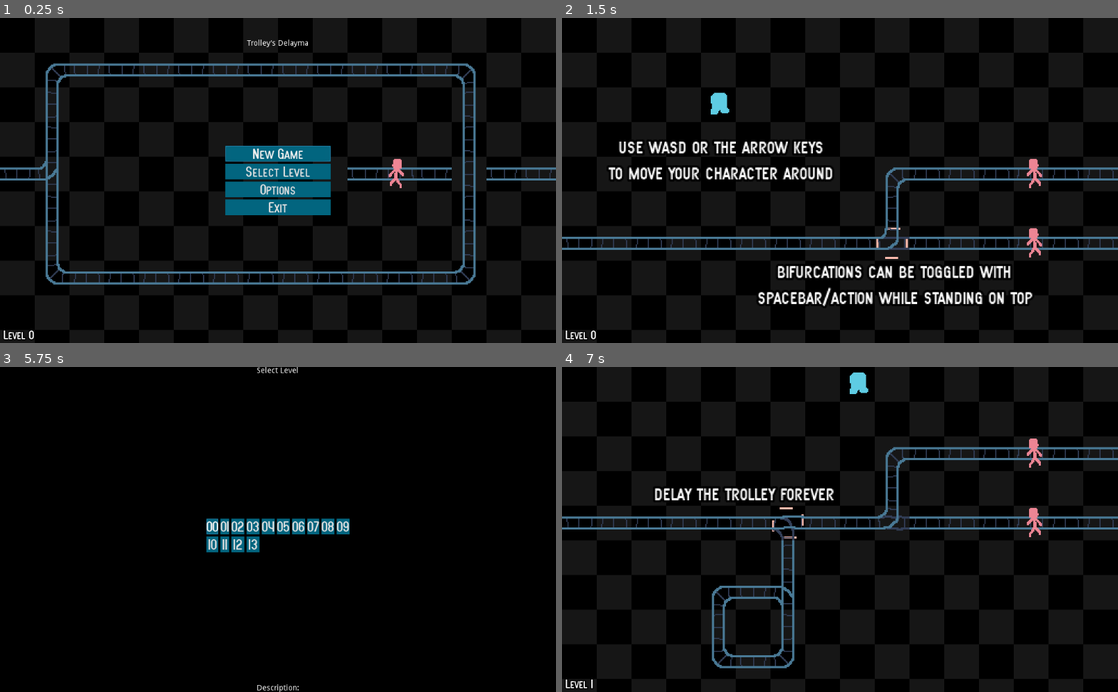
Above: before the commit, frames 1-4 (two rows, left to right).
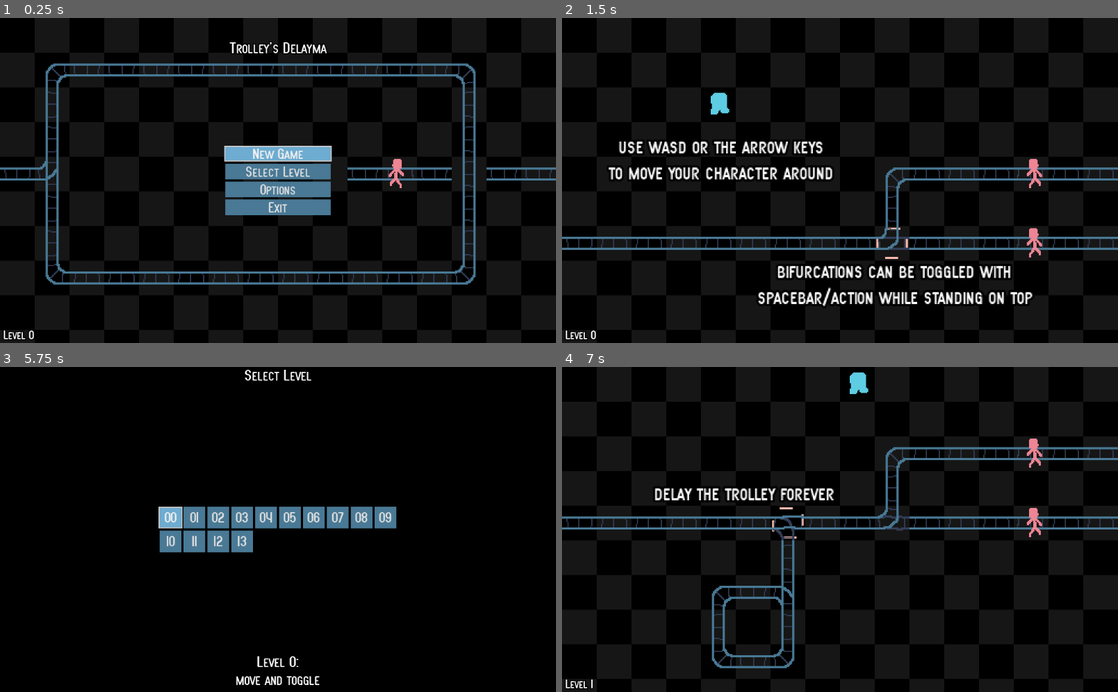
Above: after the commit, the same moments.

Repository: albertnez/ld50
Game: Godot game, scene res://scenes/main_menu_handler.tscn
Two runs of this game, one before a commit and one after it. Both use one fixed random seed, a clock stepped at 60 frames per second and the inputs below.
Inputs (mouse positions are in pixels of both pictures, inside the frame that each line leads up to):
- Up to frame 1 (0.25 s): no input
- Up to frame 2 (1.5 s): click "Select Level" at 0.5 s; click "00" at 1.25 s
- Up to frame 3 (5.75 s): tap Enter (restart) at 2 s; move the mouse to (400, 513) at 2.02 s; hold Right (ui_right) 2.03-2.78 s; move the mouse to (166, 545) at 2.77 s; hold Down (ui_down) 2.78-3.53 s; move the mouse to (333, 458) at 3.52 s; hold Right (ui_right) 3.53-4.28 s; move the mouse to (250, 594) at 4.27 s; hold Up (ui_up) 4.28-5.03 s; move the mouse to (444, 578) at 5.02 s; hold Left (ui_left) from 5.03 s (still down); tap Escape (ui_cancel) at 5.65 s
- Up to frame 4 (7 s): move the mouse to (673, 480) at 5.77 s; release Left (ui_left) at 6.5 s; click "01" at 6.5 s

The runs differ from the first frame. In frame 1, 3.8% of the frame differs, in the area x 40-60%, y 6-61%; in frame 2, nothing differs; in frame 3, 4.9%, in the area x 28-72%, y 0-100%; in frame 4, nothing differs.

Commit message:
Updated buttons asthetics and size in the grid container

Diff:
--- /dev/null
+++ b/assets/theme/button_focus_style.tres
@@ -0,0 +1,10 @@
+[gd_resource type="StyleBoxFlat" format=2]
+
+[resource]
+bg_color = Color( 0.432587, 0.677466, 0.820312, 1 )
+border_width_left = 2
+border_width_top = 2
+border_width_right = 2
+border_width_bottom = 2
+expand_margin_left = 2.0
+expand_margin_right = 2.0
--- /dev/null
+++ b/assets/theme/button_hover_style.tres
@@ -0,0 +1,10 @@
+[gd_resource type="StyleBoxFlat" format=2]
+
+[resource]
+bg_color = Color( 0.432587, 0.677466, 0.820312, 1 )
+border_width_left = 2
+border_width_top = 2
+border_width_right = 2
+border_width_bottom = 2
+expand_margin_left = 2.0
+expand_margin_right = 2.0
--- a/scenes/ui/button_hover_focus_style.tres
+++ b/assets/theme/button_main_style.tres
@@ -1,4 +1,6 @@
 [gd_resource type="StyleBoxFlat" format=2]
 
 [resource]
+content_margin_left = 2.0
+content_margin_right = 2.0
 bg_color = Color( 0.290196, 0.478431, 0.588235, 1 )
--- a/assets/theme/new_theme.tres
+++ b/assets/theme/new_theme.tres
@@ -1,14 +1,26 @@
-[gd_resource type="Theme" load_steps=4 format=2]
+[gd_resource type="Theme" load_steps=7 format=2]
 
 [ext_resource path="res://assets/fonts/SF Atarian System.ttf" type="DynamicFontData" id=1]
+[ext_resource path="res://assets/theme/button_focus_style.tres" type="StyleBox" id=2]
+[ext_resource path="res://assets/theme/button_main_style.tres" type="StyleBox" id=3]
+[ext_resource path="res://assets/theme/button_hover_style.tres" type="StyleBox" id=4]
+[ext_resource path="res://scenes/ui/font_med.tres" type="DynamicFont" id=5]
 
 [sub_resource type="DynamicFont" id=2]
 size = 28
 font_data = ExtResource( 1 )
 
-[sub_resource type="StyleBoxFlat" id=1]
-bg_color = Color( 0.0117647, 0.4, 0.501961, 1 )
-
 [resource]
+Button/colors/font_color = Color( 0.88, 0.88, 0.88, 1 )
+Button/colors/font_color_disabled = Color( 0.9, 0.9, 0.9, 0.2 )
+Button/colors/font_color_focus = Color( 0.94, 0.94, 0.94, 1 )
+Button/colors/font_color_hover = Color( 0.94, 0.94, 0.94, 1 )
+Button/colors/font_color_pressed = Color( 1, 1, 1, 1 )
+Button/constants/hseparation = 2
 Button/fonts/font = SubResource( 2 )
-Button/styles/normal = SubResource( 1 )
+Button/styles/disabled = null
+Button/styles/focus = ExtResource( 2 )
+Button/styles/hover = ExtResource( 4 )
+Button/styles/normal = ExtResource( 3 )
+Label/fonts/font = ExtResource( 5 )
+Label/styles/normal = null
--- a/scenes/global_state.gd
+++ b/scenes/global_state.gd
@@ -13,6 +13,15 @@
 ]
 
 const MENU_LEVEL := preload("res://scenes/levels/menu/menu_level.tscn")
+
+
+class Level:
+	var packed_scene : PackedScene
+	var description : String
+
+	func _init(scene: PackedScene, desc: String) -> void:
+		packed_scene = scene
+		description = desc
 
 const LEVEL_LIST := [
 	# Introduction
--- /dev/null
+++ b/scenes/ui/button_hover_gets_focused.gd
@@ -0,0 +1,12 @@
+extends Button
+
+
+# Declare member variables here. Examples:
+# var a: int = 2
+# var b: String = "text"
+
+
+# Called when the node enters the scene tree for the first time.
+func _ready() -> void:
+	connect("mouse_entered", self, "grab_focus")
+	pass # Replace with function body.
--- a/scenes/ui/level_select.gd
+++ b/scenes/ui/level_select.gd
@@ -1,26 +1,39 @@
 extends Control
 
+export (int, 10, 100, 10) var LEVEL_BUTTON_SIZE = 2
 
+const BUTTON_HOVER_GETS_FOCUSED = preload("res://scenes/ui/button_hover_gets_focused.gd")
 onready var _grid_container := get_node("%LevelGridContainer")
+onready var _descritpion_label := get_node("LevelDescriptionLabel")
 
 
 # Called when the node enters the scene tree for the first time.
 func _ready() -> void:
 	var ind = 0
+	var target_size := Vector2(LEVEL_BUTTON_SIZE, LEVEL_BUTTON_SIZE)
 	for level_item in GlobalState.LEVEL_LIST:
 		var level := level_item as Resource
 		var button := Button.new()
 		button.text = str(ind).pad_zeros(2)
+		button.set_script(BUTTON_HOVER_GETS_FOCUSED)
 		button.connect("pressed", self, "_on_LevelButton_pressed", [ind])
+		button.connect("focus_entered", self, "_on_LevelButton_focus_entered", [ind])
 		_grid_container.add_child(button)
 		if ind == 0:
 			button.grab_focus()
 		ind += 1
+		target_size.x = max(target_size.x, button.rect_size.x)
+		target_size.y = max(target_size.y, button.rect_size.y)
+
+	for child in _grid_container.get_children():
+		var button := child as Button
+		button.rect_min_size = target_size
 
 
 func _process(delta: float) -> void:
 	if Input.is_action_just_pressed("ui_cancel"):
 		get_tree().change_scene_to(load("res://scenes/main_menu_handler.tscn"))
+
 
 func _on_LevelButton_pressed(level: int) -> void:
 	var world_scene : GameWorld = load("res://scenes/world.tscn").instance()
@@ -28,3 +41,10 @@
 	var new_pack := PackedScene.new()
 	new_pack.pack(world_scene)
 	get_tree().change_scene_to(new_pack)
+
+func _on_LevelButton_focus_entered(level: int) -> void:
+	# We asume the scene file name will be our description.
+	var scene_path : String = GlobalState.LEVEL_LIST[level].resource_path
+	var description = scene_path.get_file().trim_suffix(".tscn").replace("_", " ")
+
+	_descritpion_label.text = str("Level ", level, ":\n", description)
--- a/scenes/ui/level_select.tscn
+++ b/scenes/ui/level_select.tscn
@@ -8,10 +8,12 @@
 anchor_bottom = 1.0
 theme = ExtResource( 2 )
 script = ExtResource( 1 )
+LEVEL_BUTTON_SIZE = 40
 
 [node name="SelectLevelLabel" type="Label" parent="."]
 anchor_right = 1.0
-margin_bottom = 14.0
+margin_bottom = 30.0
+theme = ExtResource( 2 )
 text = "Select Level"
 align = 1
 
@@ -21,17 +23,18 @@
 anchor_top = 0.5
 anchor_right = 0.5
 anchor_bottom = 0.5
-margin_left = -20.0
-margin_top = -20.0
-margin_right = 20.0
-margin_bottom = 20.0
+margin_left = -62.0
+margin_right = 62.0
 grow_horizontal = 2
+grow_vertical = 2
 columns = 10
 
 [node name="LevelDescriptionLabel" type="Label" parent="."]
+unique_name_in_owner = true
 anchor_top = 1.0
 anchor_right = 1.0
 anchor_bottom = 1.0
-margin_top = -14.0
-text = "Description:"
+margin_top = -71.0
+text = "Level X:
+Description:"
 align = 1
--- a/scenes/ui/menu.tscn
+++ b/scenes/ui/menu.tscn
@@ -1,7 +1,8 @@
-[gd_scene load_steps=3 format=2]
+[gd_scene load_steps=4 format=2]
 
 [ext_resource path="res://scenes/ui/menu.gd" type="Script" id=1]
 [ext_resource path="res://assets/theme/new_theme.tres" type="Theme" id=2]
+[ext_resource path="res://scenes/ui/button_hover_gets_focused.gd" type="Script" id=3]
 
 [node name="Menu" type="Control"]
 anchor_right = 1.0
@@ -24,24 +25,28 @@
 margin_right = 194.0
 margin_bottom = 265.0
 text = "New Game"
+script = ExtResource( 3 )
 
 [node name="SelectLevelButton" type="Button" parent="VBoxContainer"]
 margin_top = 269.0
 margin_right = 194.0
 margin_bottom = 298.0
 text = "Select Level"
+script = ExtResource( 3 )
 
 [node name="OptionsButton" type="Button" parent="VBoxContainer"]
 margin_top = 302.0
 margin_right = 194.0
 margin_bottom = 331.0
 text = "Options"
+script = ExtResource( 3 )
 
 [node name="ExitButton" type="Button" parent="VBoxContainer"]
 margin_top = 335.0
 margin_right = 194.0
 margin_bottom = 364.0
 text = "Exit"
+script = ExtResource( 3 )
 
 [node name="TitleLabel" type="Label" parent="."]
 anchor_right = 1.0
